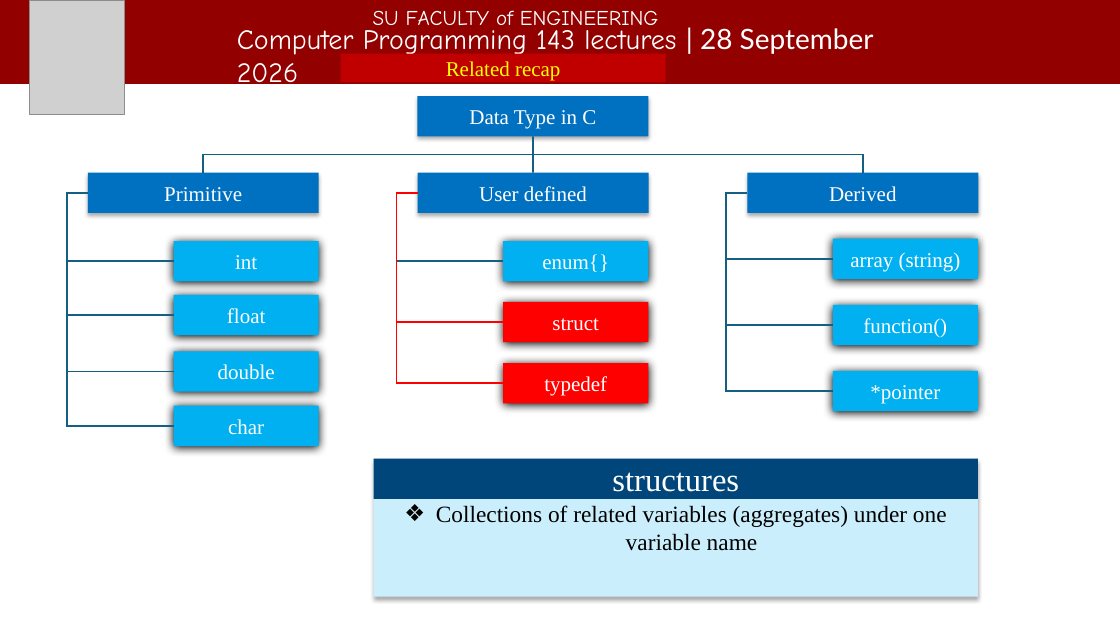
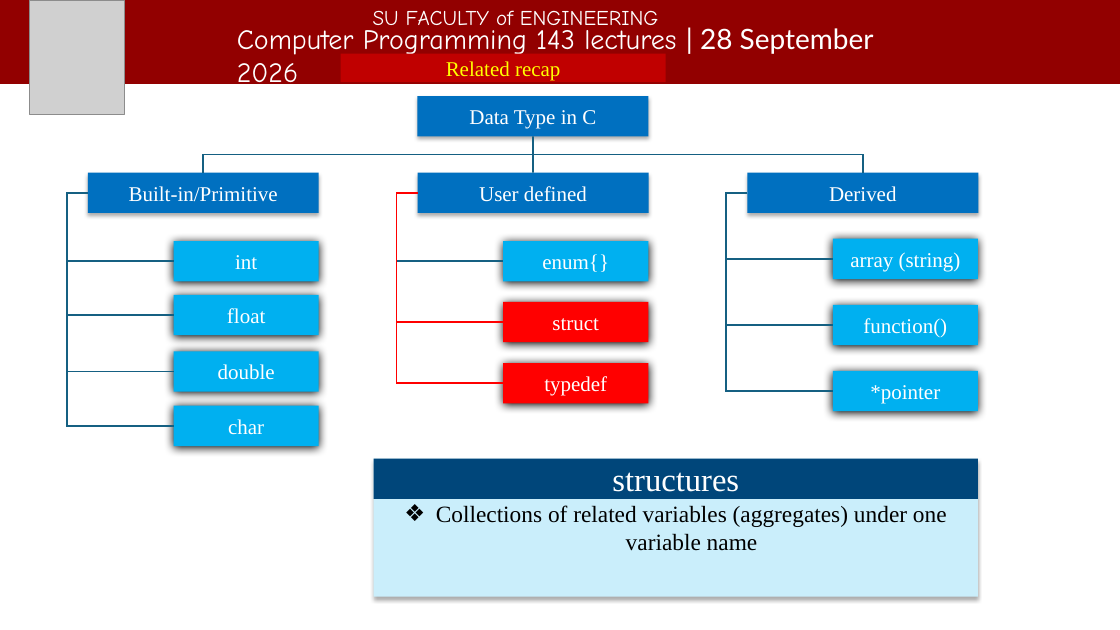
Before and after one commit to Hydrophilic-Wonder/Hydrophilic-Wonder.github.io, a slide deck: slide 2 of files/Lecture_22.pptx. Drawn at 1120x630 pixels with LibreOffice and Linux fonts; fonts in the diff are those of the drawing; grey boxes stand for pictures. Boxes give left, top, right and bottom in pixels: in the first picture for what was removed or moved away, otherwise in the second. Text is boxed around its words. In the diff, an @@ line names an element or a change of style, - is before the commit and + after.

```diff
--- a/files/Lecture_22.pptx
+++ b/files/Lecture_22.pptx
@@ text in rectangle at bbox=[129, 186, 278, 202]: text changed @@
-Primitive
+Built-in/Primitive
```
Also in this commit, not shown: 1 other slide changed, 2 other files.
